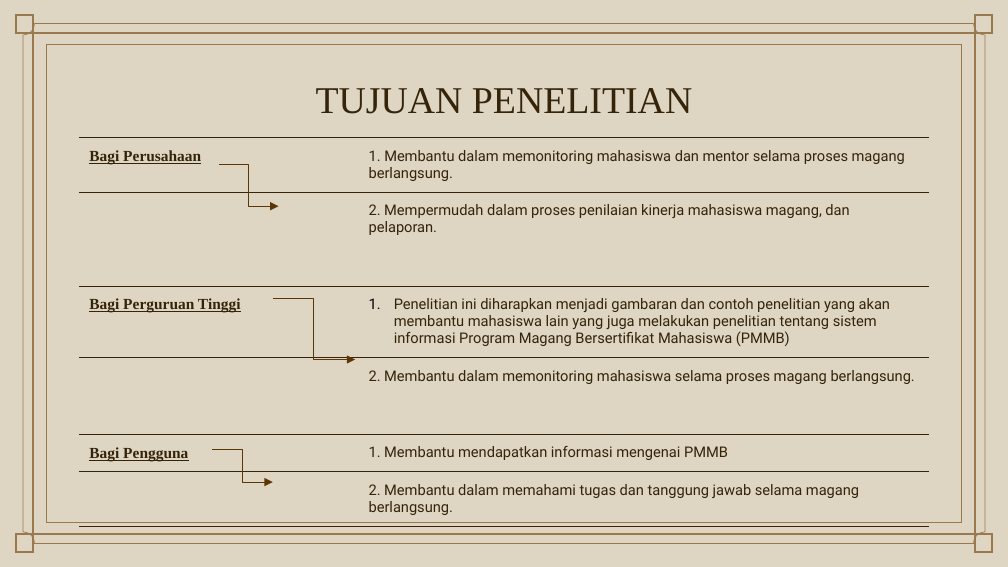
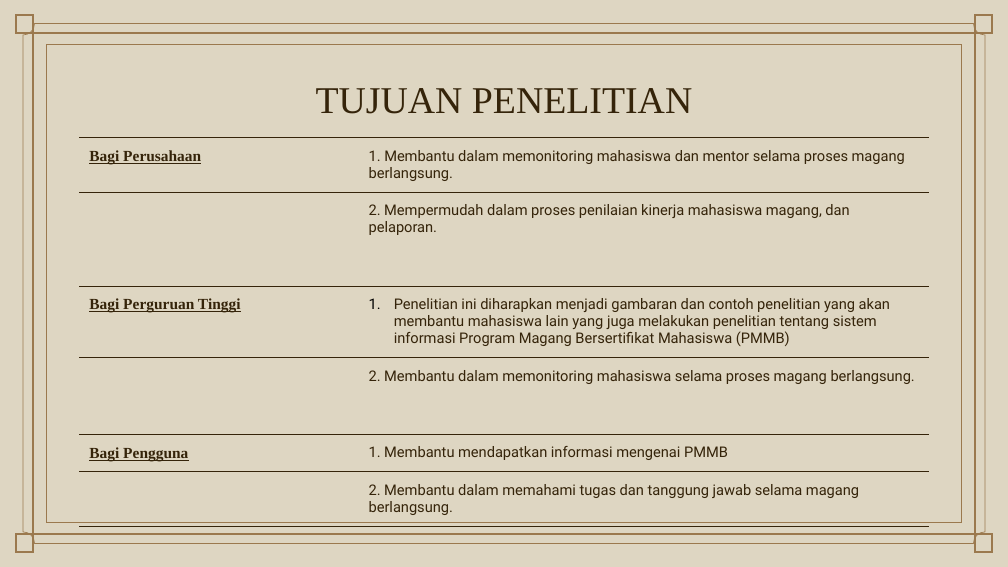
Before and after one commit to dyntarafamily/meh, a slide deck: slide 10 of S1-Informatics_Engineering/presentations/03-sidang-akhir/17111038 - Sidang Akhir.pptx. Drawn at 1008x567 pixels with LibreOffice and Linux fonts; fonts in the diff are those of the drawing; background and template pictures are left out. Boxes give left, top, right and bottom in pixels: in the first picture for what was removed or moved away, otherwise in the second. Text is boxed around its words. In the diff, an @@ line names an element or a change of style, - is before the commit and + after.

```diff
--- a/S1-Informatics_Engineering/presentations/03-sidang-akhir/17111038 - Sidang Akhir.pptx
+++ b/S1-Informatics_Engineering/presentations/03-sidang-akhir/17111038 - Sidang Akhir.pptx
@@ elbow arrow removed from (220, 164) to (278, 207) @@
@@ elbow arrow removed from (273, 298) to (355, 360) @@
@@ elbow arrow removed from (212, 450) to (273, 482) @@
```
Also in this commit, not shown: 8 other slides changed, 1 slide added, 11 other files.
